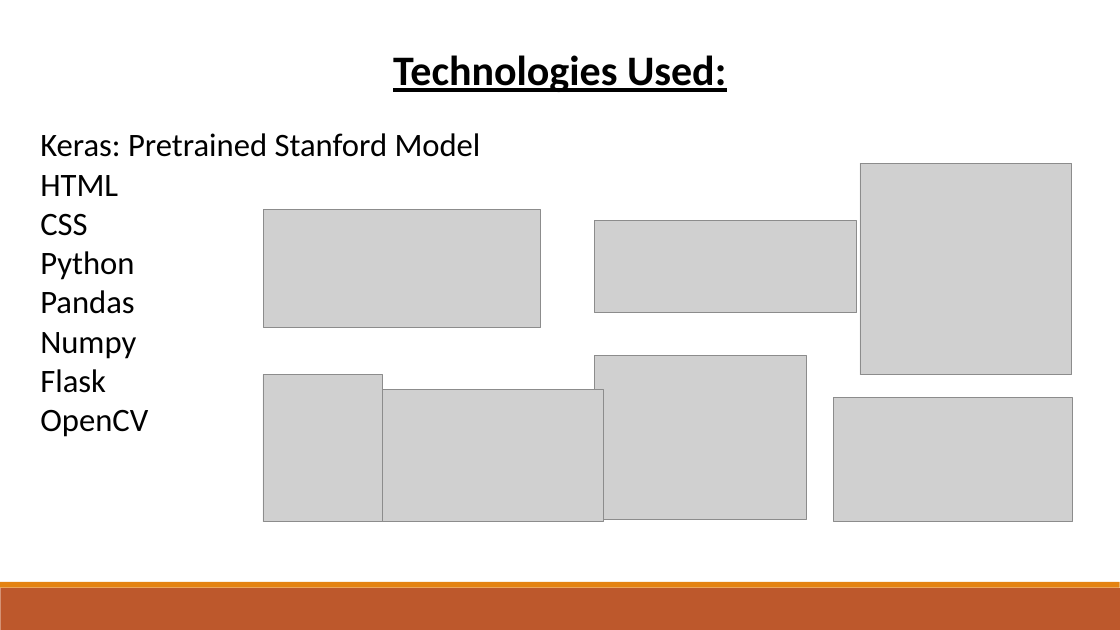
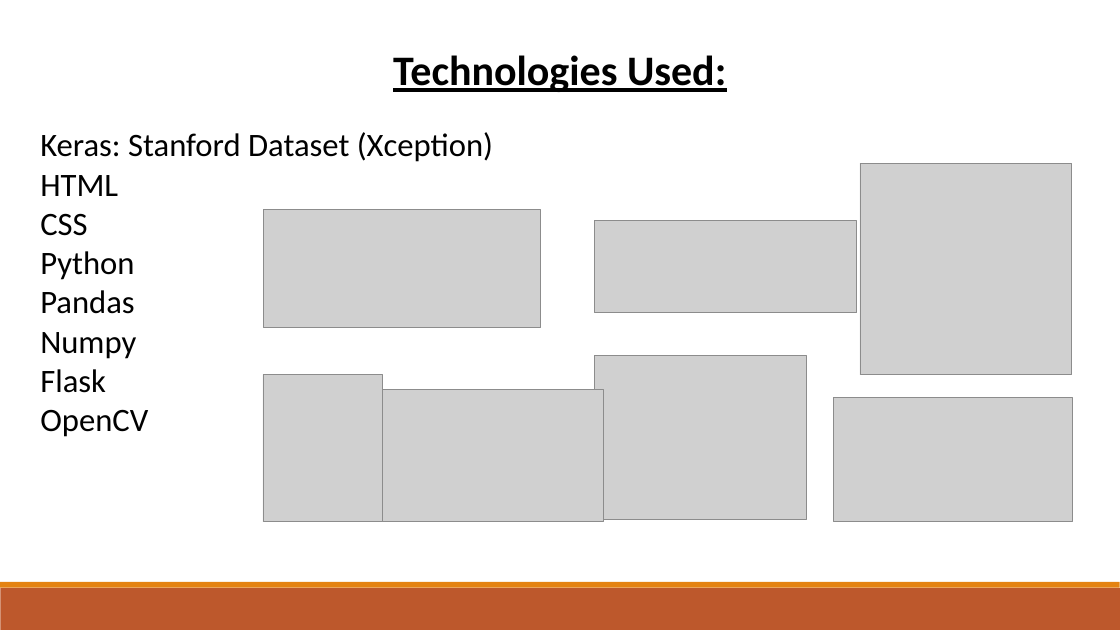
Before and after one commit to n8dagrt/Project-3_DirtyDogs, a slide deck: slide 4 of Presentation/03_Project_Dirty_Dogs_Presentation.pptx. Drawn at 1120x630 pixels with LibreOffice and Linux fonts; fonts in the diff are those of the drawing; grey boxes stand for pictures. Boxes give left, top, right and bottom in pixels: in the first picture for what was removed or moved away, otherwise in the second. Text is boxed around its words. In the diff, an @@ line names an element or a change of style, - is before the commit and + after.

Commit message:
presentation and html updates

```diff
--- a/Presentation/03_Project_Dirty_Dogs_Presentation.pptx
+++ b/Presentation/03_Project_Dirty_Dogs_Presentation.pptx
@@ text at bbox=[40, 132, 493, 162]: text changed @@
-Keras: Pretrained Stanford Model
+Keras: Stanford Dataset (Xception)
```
Also in this commit, not shown: 1 other file.
